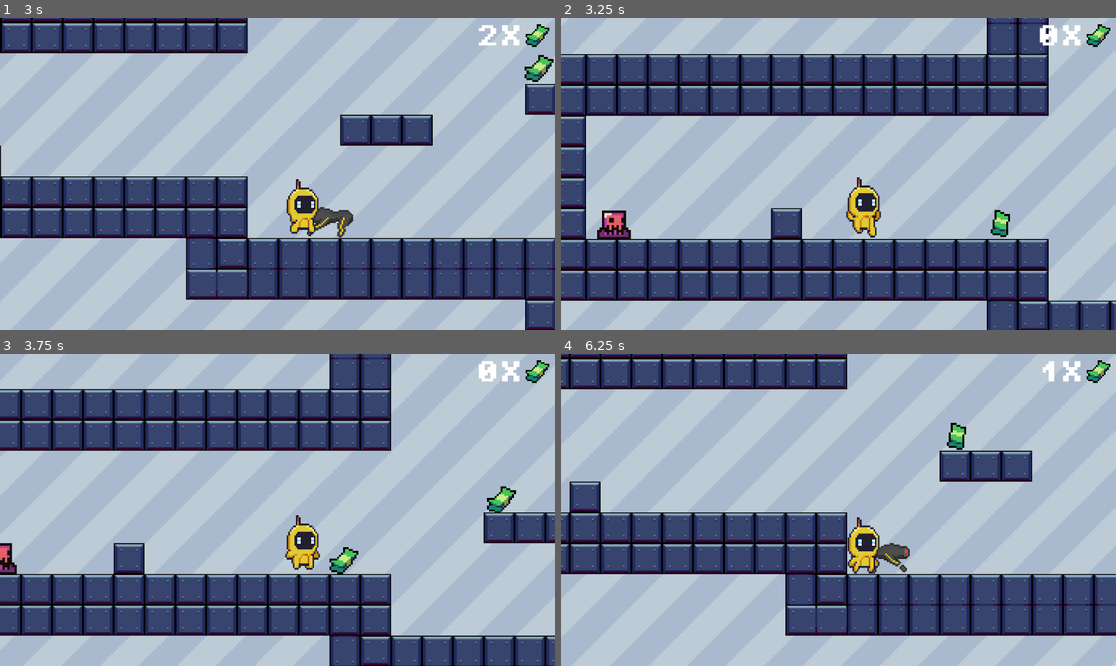
Above: before the commit, frames 1-4 (two rows, left to right).
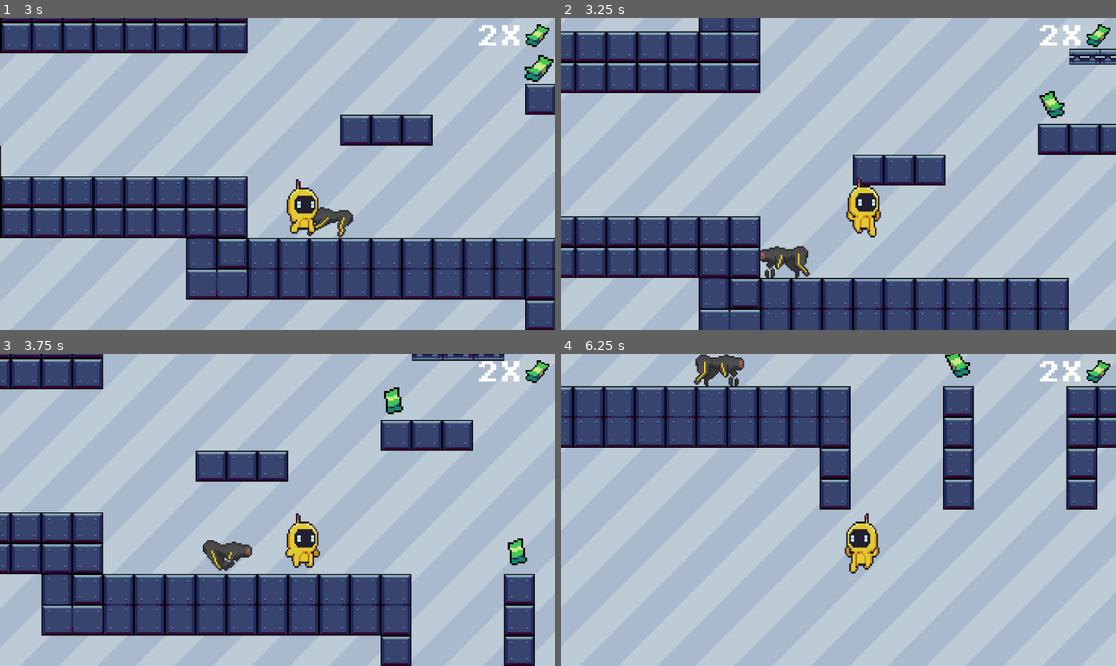
Above: after the commit, the same moments.

Repository: jmisidro/DDJD-PP
Game: Godot game, scene res://scenes/main.tscn
Two runs of this game, one before a commit and one after it. Both use one fixed random seed, a clock stepped at 60 frames per second and the inputs below.
Inputs:
- Up to frame 1 (3 s): hold Right (right) 0.53-2.03 s; tap Space (jump) at 0.77, 1.52 s; hold Left (left) 2.03-2.78 s; hold Right (right) from 2.78 s (still down)
- Up to frame 2 (3.25 s): keep holding Right (right); tap Space (jump) at 3.02 s
- Up to frame 3 (3.75 s): keep holding Right (right)
- Up to frame 4 (6.25 s): tap Space (jump) at 3.77, 4.52, 6.02 s; release Right (right) at 4.28 s; hold Left (left) 4.28-5.03 s; hold Right (right) 5.03-5.78 s; hold Left (left) from 5.78 s (still down)

Frame 1 is identical in both runs. In frame 2, 50% of the frame differs, in the area x 0-100%, y 0-100%; in frame 3, 41%; in frame 4, 47%.

Commit message:
added lives and health and hitbox components

Diff:
--- a/artifact-odyssey/scenes/killzone.tscn
+++ b/artifact-odyssey/scenes/attack.tscn
@@ -1,6 +1,6 @@
 [gd_scene load_steps=2 format=3 uid="uid://bpalentg7042k"]
 
-[ext_resource type="Script" path="res://scripts/killzone.gd" id="1_bqphx"]
+[ext_resource type="Script" path="res://scripts/attack.gd" id="1_bqphx"]
 
 [node name="Killzone" type="Area2D"]
 collision_mask = 2
--- /dev/null
+++ b/artifact-odyssey/scenes/health_component.tscn
@@ -0,0 +1,6 @@
+[gd_scene load_steps=2 format=3 uid="uid://dc30ob46cb8qr"]
+
+[ext_resource type="Script" path="res://scripts/health_component.gd" id="1_ipqrk"]
+
+[node name="HealthComponent" type="Node2D"]
+script = ExtResource("1_ipqrk")
--- /dev/null
+++ b/artifact-odyssey/scenes/hitbox_component.tscn
@@ -0,0 +1,6 @@
+[gd_scene load_steps=2 format=3 uid="uid://b1vtba3veksny"]
+
+[ext_resource type="Script" path="res://scripts/hitbox_component.gd" id="1_w7jw2"]
+
+[node name="HitboxComponent" type="Area2D"]
+script = ExtResource("1_w7jw2")
--- a/artifact-odyssey/scenes/main.tscn
+++ b/artifact-odyssey/scenes/main.tscn
@@ -15,8 +15,9 @@
 [ext_resource type="PackedScene" uid="uid://rhol8v26sw35" path="res://scenes/transporter.tscn" id="13_ujmwp"]
 [ext_resource type="PackedScene" uid="uid://c0f7y6icxprbe" path="res://scenes/platform.tscn" id="14_i8cjr"]
 [ext_resource type="PackedScene" uid="uid://ck5yn5eb4q3ik" path="res://scenes/moving_platform.tscn" id="15_tbjmr"]
-[ext_resource type="PackedScene" uid="uid://bpalentg7042k" path="res://scenes/killzone.tscn" id="16_5e0s5"]
+[ext_resource type="PackedScene" uid="uid://bpalentg7042k" path="res://scenes/attack.tscn" id="16_5e0s5"]
 [ext_resource type="PackedScene" uid="uid://dome1ejnl53s5" path="res://scenes/slime.tscn" id="18_jmigi"]
+[ext_resource type="Script" path="res://killzone.gd" id="18_mtery"]
 [ext_resource type="PackedScene" uid="uid://ch5cjyndugxdb" path="res://scenes/robo_dog.tscn" id="19_sseh7"]
 
 [sub_resource type="TileSetAtlasSource" id="TileSetAtlasSource_n3cq3"]
@@ -825,6 +826,7 @@
 [node name="Killzone" parent="." instance=ExtResource("16_5e0s5")]
 position = Vector2(1265, 769)
 rotation = 3.14159
+script = ExtResource("18_mtery")
 
 [node name="CollisionShape2D" type="CollisionShape2D" parent="Killzone"]
 rotation = 3.14159
--- a/artifact-odyssey/scenes/main_character.gd
+++ b/artifact-odyssey/scenes/main_character.gd
@@ -4,7 +4,23 @@
 const SPEED = 400.0
 const JUMP_VELOCITY = -900.0
 @onready var animated_sprite_2d: AnimatedSprite2D = $AnimatedSprite2D
+@export var MAX_HEALTH := 10
+@export var LIVES := 1
+var health: float
 
+func _ready() -> void:
+	health = MAX_HEALTH
+
+func damage(dmg: int):
+	health -= dmg
+
+	if health <= 0:
+		LIVES -= 1
+		print("lost a life, remaining: ", LIVES)
+
+	if LIVES <= 0:
+		print("You died. :(")
+		get_tree().reload_current_scene()
 
 func _physics_process(delta: float) -> void:
 	# Add the gravity and Animations
--- a/artifact-odyssey/scenes/main_character.tscn
+++ b/artifact-odyssey/scenes/main_character.tscn
@@ -1,10 +1,11 @@
-[gd_scene load_steps=31 format=3 uid="uid://bfcsp4dv0h0ng"]
+[gd_scene load_steps=33 format=3 uid="uid://bfcsp4dv0h0ng"]
 
 [ext_resource type="Script" path="res://scenes/main_character.gd" id="1_e6jhr"]
 [ext_resource type="Texture2D" uid="uid://c2ubmudbprkwc" path="res://assets/characters/1/Jump.png" id="1_rfr8h"]
 [ext_resource type="Texture2D" uid="uid://cgv1tysyj4bd4" path="res://assets/characters/1/Fall.png" id="2_g2bud"]
 [ext_resource type="Texture2D" uid="uid://o4qxfe7j8u35" path="res://assets/characters/1/Idle.png" id="2_nwcyl"]
 [ext_resource type="Texture2D" uid="uid://clrfsohy14sp7" path="res://assets/characters/1/Run.png" id="5_46svq"]
+[ext_resource type="PackedScene" uid="uid://b1vtba3veksny" path="res://scenes/hitbox_component.tscn" id="7_c4rlj"]
 
 [sub_resource type="AtlasTexture" id="AtlasTexture_ylx6w"]
 atlas = ExtResource("2_nwcyl")
@@ -199,8 +200,12 @@
 [sub_resource type="RectangleShape2D" id="RectangleShape2D_7wum1"]
 size = Vector2(61.5, 97)
 
+[sub_resource type="RectangleShape2D" id="RectangleShape2D_8vgij"]
+size = Vector2(65, 96)
+
 [node name="CharacterBody2D" type="CharacterBody2D"]
 script = ExtResource("1_e6jhr")
+MAX_HEALTH = 20
 
 [node name="AnimatedSprite2D" type="AnimatedSprite2D" parent="."]
 texture_filter = 1
@@ -214,3 +219,9 @@
 [node name="CollisionShape2D" type="CollisionShape2D" parent="."]
 position = Vector2(49.25, 84)
 shape = SubResource("RectangleShape2D_7wum1")
+
+[node name="HitboxComponent" parent="." instance=ExtResource("7_c4rlj")]
+
+[node name="CollisionShape2D" type="CollisionShape2D" parent="HitboxComponent"]
+position = Vector2(50.5, 84)
+shape = SubResource("RectangleShape2D_8vgij")
--- a/artifact-odyssey/scenes/money.tscn
+++ b/artifact-odyssey/scenes/money.tscn
@@ -57,6 +57,45 @@
 [sub_resource type="CircleShape2D" id="CircleShape2D_g85lp"]
 radius = 6.0
 
+[sub_resource type="Animation" id="Animation_ef6wp"]
+length = 0.001
+tracks/0/type = "value"
+tracks/0/imported = false
+tracks/0/enabled = true
+tracks/0/path = NodePath("AnimatedSprite2D:visible")
+tracks/0/interp = 1
+tracks/0/loop_wrap = true
+tracks/0/keys = {
+"times": PackedFloat32Array(0),
+"transitions": PackedFloat32Array(1),
+"update": 1,
+"values": [true]
+}
+tracks/1/type = "value"
+tracks/1/imported = false
+tracks/1/enabled = true
+tracks/1/path = NodePath("CollisionShape2D:disabled")
+tracks/1/interp = 1
+tracks/1/loop_wrap = true
+tracks/1/keys = {
+"times": PackedFloat32Array(0),
+"transitions": PackedFloat32Array(1),
+"update": 1,
+"values": [false]
+}
+tracks/2/type = "value"
+tracks/2/imported = false
+tracks/2/enabled = true
+tracks/2/path = NodePath("PickupSound:playing")
+tracks/2/interp = 1
+tracks/2/loop_wrap = true
+tracks/2/keys = {
+"times": PackedFloat32Array(0),
+"transitions": PackedFloat32Array(1),
+"update": 1,
+"values": [false]
+}
+
 [sub_resource type="Animation" id="Animation_cm00w"]
 resource_name = "pickUpMoney"
 tracks/0/type = "value"
@@ -110,45 +149,6 @@
 }]
 }
 
-[sub_resource type="Animation" id="Animation_ef6wp"]
-length = 0.001
-tracks/0/type = "value"
-tracks/0/imported = false
-tracks/0/enabled = true
-tracks/0/path = NodePath("AnimatedSprite2D:visible")
-tracks/0/interp = 1
-tracks/0/loop_wrap = true
-tracks/0/keys = {
-"times": PackedFloat32Array(0),
-"transitions": PackedFloat32Array(1),
-"update": 1,
-"values": [true]
-}
-tracks/1/type = "value"
-tracks/1/imported = false
-tracks/1/enabled = true
-tracks/1/path = NodePath("CollisionShape2D:disabled")
-tracks/1/interp = 1
-tracks/1/loop_wrap = true
-tracks/1/keys = {
-"times": PackedFloat32Array(0),
-"transitions": PackedFloat32Array(1),
-"update": 1,
-"values": [false]
-}
-tracks/2/type = "value"
-tracks/2/imported = false
-tracks/2/enabled = true
-tracks/2/path = NodePath("PickupSound:playing")
-tracks/2/interp = 1
-tracks/2/loop_wrap = true
-tracks/2/keys = {
-"times": PackedFloat32Array(0),
-"transitions": PackedFloat32Array(1),
-"update": 1,
-"values": [false]
-}
-
 [sub_resource type="AnimationLibrary" id="AnimationLibrary_fgnug"]
 _data = {
 "RESET": SubResource("Animation_ef6wp"),
--- a/artifact-odyssey/scenes/robo_dog.tscn
+++ b/artifact-odyssey/scenes/robo_dog.tscn
@@ -3,7 +3,7 @@
 [ext_resource type="Script" path="res://scenes/robo_dog.gd" id="1_0a1w1"]
 [ext_resource type="Texture2D" uid="uid://csrujaccwyljg" path="res://assets/enemies/robodob/idle.png" id="1_uipac"]
 [ext_resource type="Texture2D" uid="uid://co65t2tj2u4vr" path="res://assets/enemies/robodob/running.png" id="2_0njjx"]
-[ext_resource type="PackedScene" uid="uid://bpalentg7042k" path="res://scenes/killzone.tscn" id="3_w0mx5"]
+[ext_resource type="PackedScene" uid="uid://bpalentg7042k" path="res://scenes/attack.tscn" id="3_w0mx5"]
 
 [sub_resource type="AtlasTexture" id="AtlasTexture_n53fk"]
 atlas = ExtResource("1_uipac")
@@ -126,9 +126,9 @@
 autoplay = "walking"
 frame_progress = 0.578617
 
-[node name="Killzone" parent="." instance=ExtResource("3_w0mx5")]
+[node name="Attack" parent="." instance=ExtResource("3_w0mx5")]
 
-[node name="CollisionShape2D" type="CollisionShape2D" parent="Killzone"]
+[node name="CollisionShape2D" type="CollisionShape2D" parent="Attack"]
 position = Vector2(21.3333, 10.5)
 shape = SubResource("RectangleShape2D_hejg0")
 
--- a/artifact-odyssey/scenes/slime.tscn
+++ b/artifact-odyssey/scenes/slime.tscn
@@ -1,8 +1,10 @@
-[gd_scene load_steps=10 format=3 uid="uid://dome1ejnl53s5"]
+[gd_scene load_steps=12 format=3 uid="uid://dome1ejnl53s5"]
 
 [ext_resource type="Script" path="res://scripts/slime.gd" id="1_14ldm"]
 [ext_resource type="Texture2D" uid="uid://bt552vkea0il5" path="res://assets/enemies/slime_purple.png" id="1_tndjj"]
-[ext_resource type="PackedScene" uid="uid://bpalentg7042k" path="res://scenes/killzone.tscn" id="2_61pjp"]
+[ext_resource type="PackedScene" uid="uid://bpalentg7042k" path="res://scenes/attack.tscn" id="2_61pjp"]
+[ext_resource type="PackedScene" uid="uid://dc30ob46cb8qr" path="res://scenes/health_component.tscn" id="4_44i0w"]
+[ext_resource type="PackedScene" uid="uid://b1vtba3veksny" path="res://scenes/hitbox_component.tscn" id="5_lwidw"]
 
 [sub_resource type="AtlasTexture" id="AtlasTexture_c3rhc"]
 atlas = ExtResource("1_tndjj")
@@ -53,9 +55,10 @@
 autoplay = "default"
 frame_progress = 0.0714778
 
-[node name="Killzone" parent="." instance=ExtResource("2_61pjp")]
+[node name="Attack" parent="." instance=ExtResource("2_61pjp")]
+damage = 10
 
-[node name="CollisionShape2D" type="CollisionShape2D" parent="Killzone"]
+[node name="CollisionShape2D" type="CollisionShape2D" parent="Attack"]
 position = Vector2(-4.76837e-07, -6.5)
 shape = SubResource("RectangleShape2D_1vbpe")
 
@@ -78,3 +81,8 @@
 scale = Vector2(1, 8)
 target_position = Vector2(-100, 0)
 collision_mask = 2
+
+[node name="HealthComponent" parent="." instance=ExtResource("4_44i0w")]
+
+[node name="HitboxComponent" parent="." node_paths=PackedStringArray("health_component") instance=ExtResource("5_lwidw")]
+health_component = NodePath("../HealthComponent")
--- /dev/null
+++ b/artifact-odyssey/scripts/attack.gd
@@ -0,0 +1,9 @@
+extends Area2D
+
+@onready var timer = $Timer
+@export var damage := 5
+
+func _on_body_entered(body):
+	if body.name == "Player":
+		body.damage(damage)
+		print("damaged player for ", damage)
--- /dev/null
+++ b/artifact-odyssey/scripts/health_component.gd
@@ -0,0 +1,14 @@
+extends Node2D
+class_name HealthComponent
+
+@export var MAX_HEALTH := 10
+var health: float
+
+func _ready() -> void:
+	health = MAX_HEALTH
+
+func damage(dmg: int):
+	health -= dmg
+
+	if health <= 0:
+		get_parent().queue_free()
--- /dev/null
+++ b/artifact-odyssey/scripts/hitbox_component.gd
@@ -0,0 +1,8 @@
+extends Area2D
+class_name HitboxComponent
+
+@export var health_component: HealthComponent
+
+func damage(dmg: int):
+	if (health_component):
+		health_component.damage(dmg)
Renamed: artifact-odyssey/scripts/killzone.gd -> artifact-odyssey/killzone.gd
Not shown: 1 places in artifact-odyssey/scenes/main.tscn that only renumber resources
